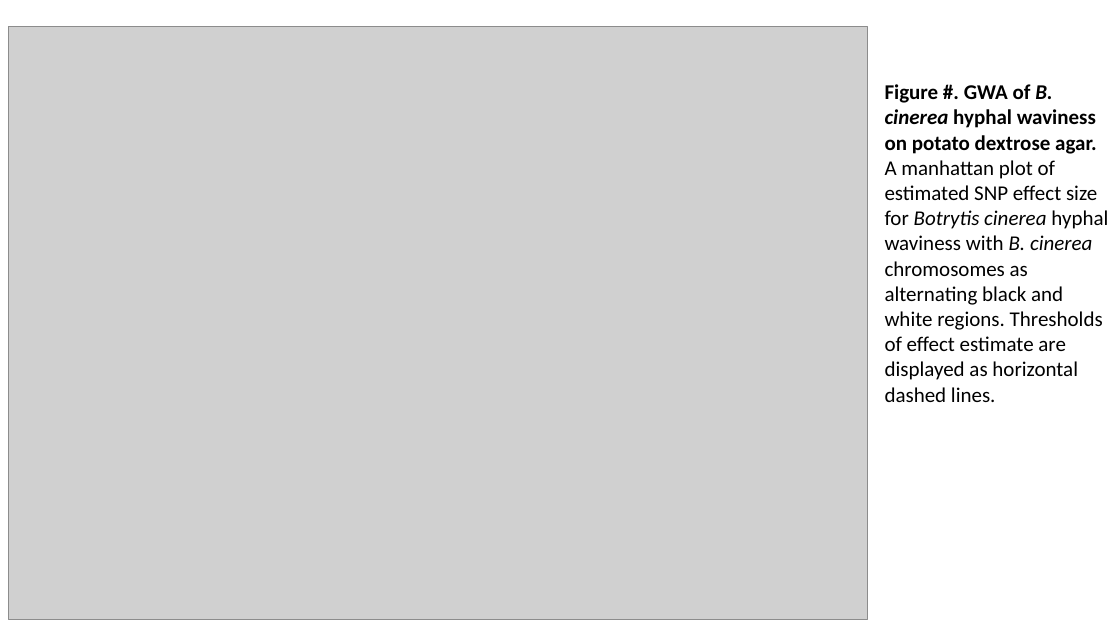
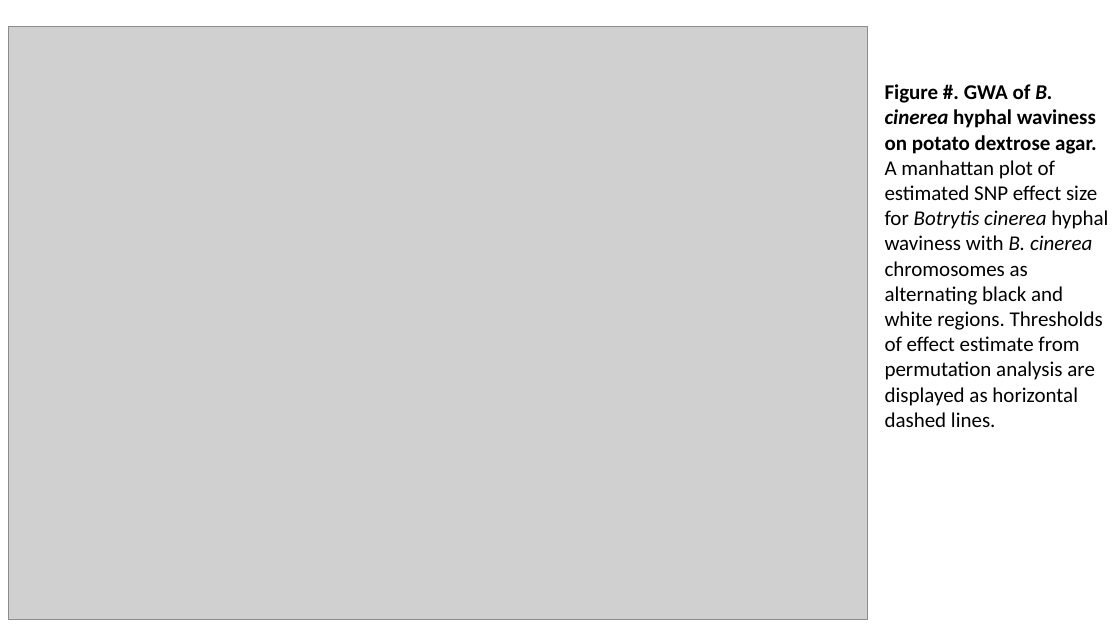
Before and after one commit to JosueVega/Hwaviness, a slide deck: slide 6 of paper/HWavinessGraphs_Figs_Capt.pptx. Drawn at 1120x630 pixels with LibreOffice and Linux fonts; fonts in the diff are those of the drawing; grey boxes stand for pictures. Boxes give left, top, right and bottom in pixels: in the first picture for what was removed or moved away, otherwise in the second. Text is boxed around its words. In the diff, an @@ line names an element or a change of style, - is before the commit and + after.

```diff
--- a/paper/HWavinessGraphs_Figs_Capt.pptx
+++ b/paper/HWavinessGraphs_Figs_Capt.pptx
@@ text at (x1=885, y1=160, x2=1108, y2=427): text changed @@
-A manhattan plot of estimated SNP effect size for Botrytis cinerea hyphal waviness with B. cinerea chromosomes as alternating black and white regions. Thresholds of effect estimate are displayed as horizontal dashed lines.
+A manhattan plot of estimated SNP effect size for Botrytis cinerea hyphal waviness with B. cinerea chromosomes as alternating black and white regions. Thresholds of effect estimate from permutation analysis are displayed as horizontal dashed lines.
```
Also in this commit, not shown: 3 other slides changed, 8 other files.
